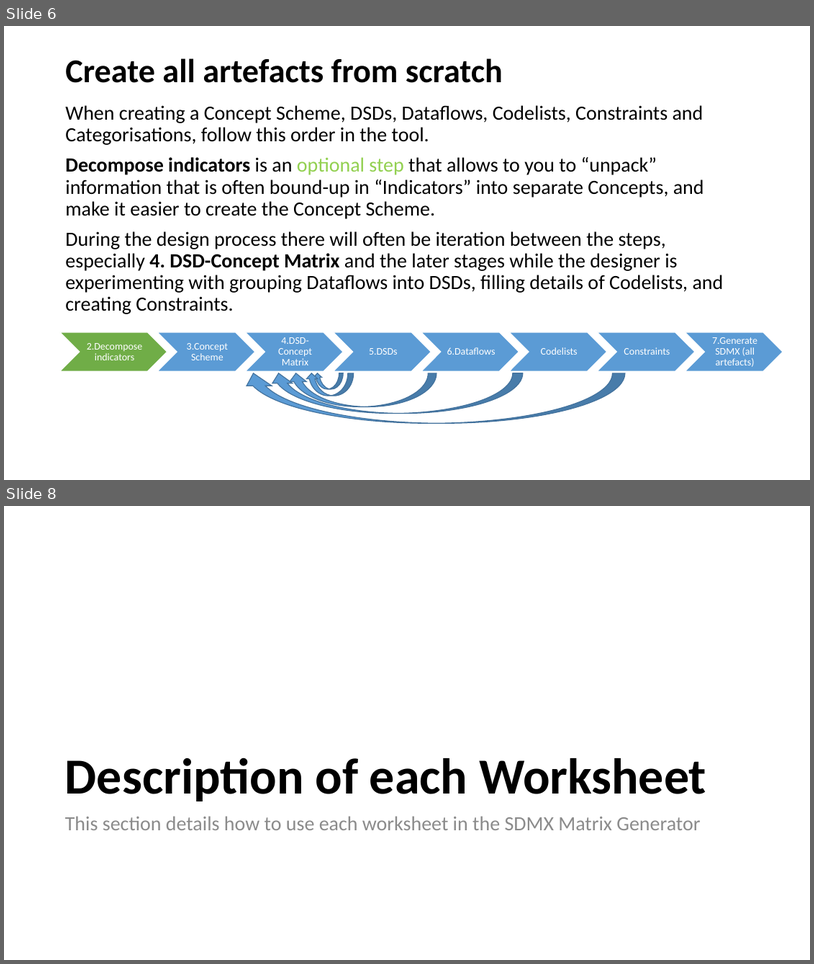
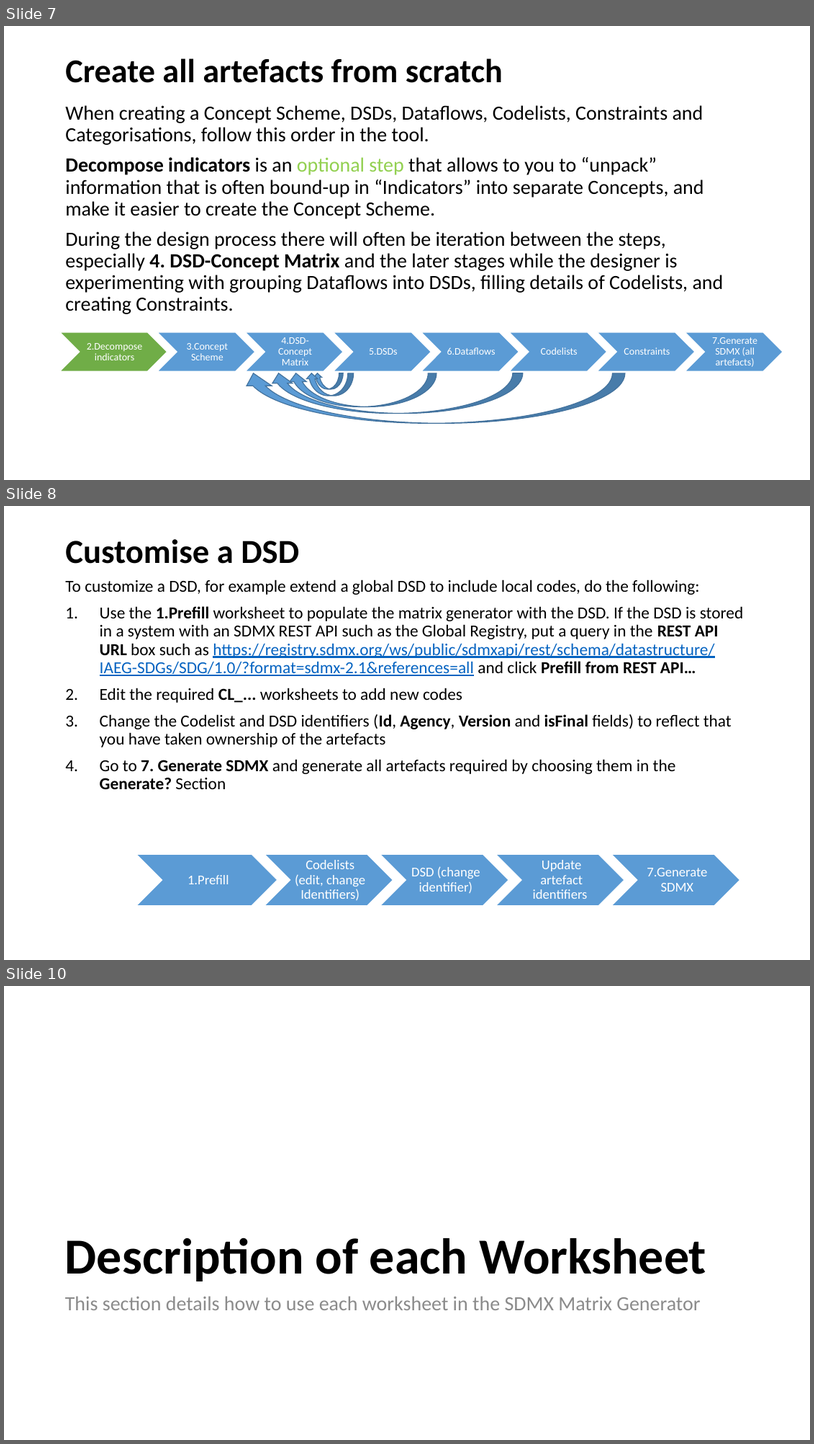
Before and after one commit to OECDSTD/sdmx-matrix-generator, a slide deck: SDMX Matrix Generator User Guide.pptx. Shown one above the other, each under a label of ours: slides 6 and 8 before the commit, slides 7, 8 and 10 after it; the slides between them are not shown. The pictures are 814x964 and 814x1444 pixels, drawn with LibreOffice and Linux fonts; fonts in the diff are those of the drawing. Boxes give left, top, right and bottom in pixels: in the first picture for what was removed or moved away, otherwise in the second. Text is boxed around its words. In the diff, an @@ line names an element or a change of style, - is before the commit and + after.

```diff
--- a/SDMX Matrix Generator User Guide.pptx
+++ b/SDMX Matrix Generator User Guide.pptx
@@ slide 8 added at (x1=4, y1=506, x2=810, y2=960), background #FFFFFF @@
@@ title added at (x1=65, y1=539, x2=299, y2=564), 40 pt, text #000000, bold @@
+Customise a DSD
@@ text added at (x1=65, y1=579, x2=744, y2=789), 20 pt, text #000000 @@
+To customize a DSD, for example extend a global DSD to include local codes, do the following:
+1. Use the 1.Prefill worksheet to populate the matrix generator with the DSD. If the DSD is stored in a system with an SDMX REST API such as the Global Registry, put a query in the REST API URL box such as https://registry.sdmx.org/ws/public/sdmxapi/rest/schema/datastructure/IAEG-SDGs/SDG/1.0/?format=sdmx-2.1&references=all and click Prefill from REST API…
+2. Edit the required CL_... worksheets to add new codes
+3. Change the Codelist and DSD identifiers (Id, Agency, Version and isFinal fields) to reflect that you have taken ownership of the artefacts
+4. Go to 7. Generate SDMX and generate all artefacts required by choosing them in the Generate? Section
@@ group added at (x1=136, y1=854, x2=741, y2=906): 5 chevrons, 5 texts @@
+1.Prefill
+Codelists (edit, change Identifiers)
+DSD (change identifier)
+Update artefact identifiers
+7.Generate SDMX
@@ what was slide 6 is now slide 7 @@
@@ what was slide 8 is now slide 10 @@
```
Also in this commit, not shown: 8 slides changed, 1 other slide added, 12 slides removed.
